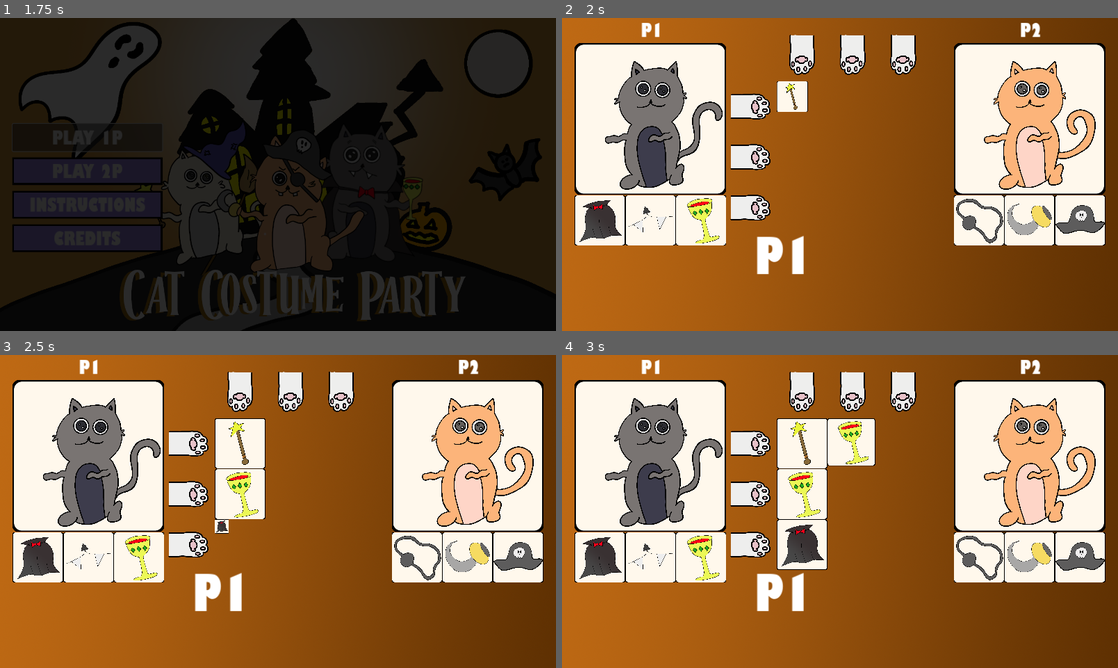
Above: before the commit, frames 1-4 (two rows, left to right).
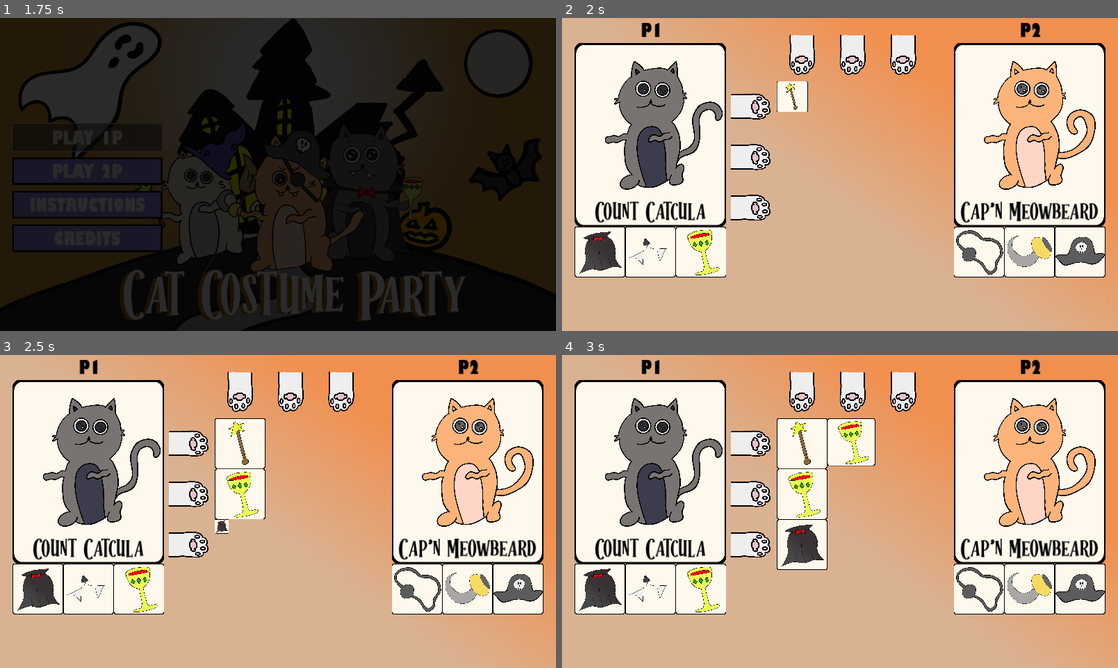
Above: after the commit, the same moments.

Repository: Zami77/CatCostumeParty
Game: Godot game, scene res://managers/GameManager.tscn
Same seed, same stepped clock (60 frames per second), same inputs: the game is played once before the commit and once after it. Sound files missing from this copy of the repository are replaced by a short silence.
Inputs (mouse positions are in pixels of both pictures, inside the frame that each line leads up to):
- Up to frame 1 (1.75 s): move the mouse to (400, 158) at 0.52 s; press the mouse at (400, 158) at 0.53 s; release the mouse at (400, 158) at 1.25 s; click "PLAY 1P" at 1.25 s
- Up to frame 2 (2 s): no input
- Up to frame 3 (2.5 s): click (189, 442) at 2 s
- Up to frame 4 (3 s): click (751, 492) at 2.75 s

Frame 1 is identical in both runs. In frame 2, 65% of the frame differs, in the area x 0-100%, y 0-100%; in frame 3, 63%; in frame 4, 60%.

Commit message:
add cat names

Diff:
--- a/CatCostumeParty/costume_cats/CostumeCat.gd
+++ b/CatCostumeParty/costume_cats/CostumeCat.gd
@@ -6,9 +6,11 @@
 @export var initial_cat_texture: Texture
 @export var costumed_cat_texture: Texture
 @export var costume_pieces_required: Array[CostumePiece.CostumeComponent]
+@export var cat_name: String = "Sample Cat Name"
 
 @onready var texture_rect: TextureRect = get_node("TextureRect")
 @onready var costume_piece_area: Node2D = get_node("CostumePieceArea")
+@onready var cat_name_label: Label = get_node("CatNameLabel")
 
 var costume_pieces_still_left = []
 var costume_state = CostumeState.INITIAL
@@ -20,6 +22,7 @@
 	costume_pieces_still_left = costume_pieces_required.duplicate(true)
 	_setup_cat_costume_pieces()
 	body_entered.connect(_on_body_entered)
+	cat_name_label.text = cat_name
 
 func add_piece(piece: CostumePiece.CostumeComponent):
 	if piece in costume_pieces_still_left:
--- a/CatCostumeParty/costume_cats/CostumeCat.tscn
+++ b/CatCostumeParty/costume_cats/CostumeCat.tscn
@@ -1,13 +1,16 @@
-[gd_scene load_steps=4 format=3 uid="uid://6r3gogf0dp2r"]
+[gd_scene load_steps=6 format=3 uid="uid://6r3gogf0dp2r"]
 
 [ext_resource type="Script" path="res://costume_cats/CostumeCat.gd" id="1_28ofy"]
 [ext_resource type="Texture2D" uid="uid://b74hwxhrfeu67" path="res://common/RoundedCard.png" id="2_0ad8o"]
+[ext_resource type="Theme" uid="uid://c6kvf2ibqye14" path="res://ui/themes/DefaultTheme.tres" id="3_8uk7l"]
+[ext_resource type="FontFile" uid="uid://ce31x33as1hgh" path="res://ui/fonts/Halloween Spooky.ttf" id="4_cd82n"]
 
 [sub_resource type="RectangleShape2D" id="RectangleShape2D_ggx8m"]
 size = Vector2(384, 384)
 
 [node name="CostumeCat" type="Area2D"]
 script = ExtResource("1_28ofy")
+cat_name = "Different Cat Name"
 
 [node name="CollisionShape2D" type="CollisionShape2D" parent="."]
 position = Vector2(192, 192)
@@ -15,9 +18,21 @@
 
 [node name="CardBackground" type="TextureRect" parent="."]
 offset_right = 384.0
-offset_bottom = 384.0
+offset_bottom = 464.0
 texture = ExtResource("2_0ad8o")
 expand_mode = 1
+
+[node name="CatNameLabel" type="Label" parent="."]
+offset_top = 400.0
+offset_right = 384.0
+offset_bottom = 467.0
+theme = ExtResource("3_8uk7l")
+theme_override_colors/font_color = Color(0, 0, 0, 1)
+theme_override_fonts/font = ExtResource("4_cd82n")
+theme_override_font_sizes/font_size = 64
+text = "Sample Name"
+horizontal_alignment = 1
+vertical_alignment = 1
 
 [node name="TextureRect" type="TextureRect" parent="."]
 offset_right = 384.0
--- a/CatCostumeParty/costume_cats/dracula_cat/DraculaCostumeCat.gd
+++ b/CatCostumeParty/costume_cats/dracula_cat/DraculaCostumeCat.gd
@@ -1,2 +1,6 @@
 class_name DraculaCostumeCat
 extends CostumeCat
+
+func _ready():
+	cat_name = "Count Catcula"
+	super()
--- a/CatCostumeParty/costume_cats/dracula_cat/DraculaCostumeCat.tscn
+++ b/CatCostumeParty/costume_cats/dracula_cat/DraculaCostumeCat.tscn
@@ -1,9 +1,11 @@
-[gd_scene load_steps=6 format=3 uid="uid://dqetwgxg8uwc8"]
+[gd_scene load_steps=8 format=3 uid="uid://dqetwgxg8uwc8"]
 
 [ext_resource type="Script" path="res://costume_cats/dracula_cat/DraculaCostumeCat.gd" id="1_lnkj4"]
 [ext_resource type="Texture2D" uid="uid://cwuiko2xbjgpr" path="res://costume_cats/dracula_cat/initial_dracula_cat.png" id="2_utoqc"]
 [ext_resource type="Texture2D" uid="uid://ij2wkdyganwh" path="res://costume_cats/dracula_cat/dracula_cat1.png" id="3_fh1ir"]
 [ext_resource type="Texture2D" uid="uid://b74hwxhrfeu67" path="res://common/RoundedCard.png" id="4_2r8lw"]
+[ext_resource type="Theme" uid="uid://c6kvf2ibqye14" path="res://ui/themes/DefaultTheme.tres" id="5_ue7d7"]
+[ext_resource type="FontFile" uid="uid://ce31x33as1hgh" path="res://ui/fonts/Halloween Spooky.ttf" id="6_lnfxg"]
 
 [sub_resource type="RectangleShape2D" id="RectangleShape2D_ggx8m"]
 size = Vector2(384, 384)
@@ -20,9 +22,21 @@
 
 [node name="CardBackground" type="TextureRect" parent="."]
 offset_right = 384.0
-offset_bottom = 384.0
+offset_bottom = 464.0
 texture = ExtResource("4_2r8lw")
 expand_mode = 1
+
+[node name="CatNameLabel" type="Label" parent="."]
+offset_top = 400.0
+offset_right = 384.0
+offset_bottom = 467.0
+theme = ExtResource("5_ue7d7")
+theme_override_colors/font_color = Color(0, 0, 0, 1)
+theme_override_fonts/font = ExtResource("6_lnfxg")
+theme_override_font_sizes/font_size = 64
+text = "Sample Name"
+horizontal_alignment = 1
+vertical_alignment = 1
 
 [node name="TextureRect" type="TextureRect" parent="."]
 offset_right = 384.0
@@ -30,4 +44,4 @@
 expand_mode = 1
 
 [node name="CostumePieceArea" type="Node2D" parent="."]
-position = Vector2(0, 384)
+position = Vector2(0, 464)
--- a/CatCostumeParty/costume_cats/pirate_cat/PirateCostumeCat.gd
+++ b/CatCostumeParty/costume_cats/pirate_cat/PirateCostumeCat.gd
@@ -1,2 +1,6 @@
 class_name PirateCostumeCat
 extends CostumeCat
+
+func _ready():
+	cat_name = "Cap'n Meowbeard"
+	super()
--- a/CatCostumeParty/costume_cats/pirate_cat/PirateCostumeCat.tscn
+++ b/CatCostumeParty/costume_cats/pirate_cat/PirateCostumeCat.tscn
@@ -1,9 +1,11 @@
-[gd_scene load_steps=6 format=3 uid="uid://cqh0uun5pdvql"]
+[gd_scene load_steps=8 format=3 uid="uid://cqh0uun5pdvql"]
 
 [ext_resource type="Script" path="res://costume_cats/pirate_cat/PirateCostumeCat.gd" id="1_b3pfk"]
 [ext_resource type="Texture2D" uid="uid://3x1vaifvqt6c" path="res://costume_cats/pirate_cat/initial_pirate_cat.png" id="2_6iups"]
 [ext_resource type="Texture2D" uid="uid://bjf78f635krr2" path="res://costume_cats/pirate_cat/pirate_cat1.png" id="3_tvywf"]
 [ext_resource type="Texture2D" uid="uid://b74hwxhrfeu67" path="res://common/RoundedCard.png" id="4_j4tap"]
+[ext_resource type="Theme" uid="uid://c6kvf2ibqye14" path="res://ui/themes/DefaultTheme.tres" id="5_2qjm3"]
+[ext_resource type="FontFile" uid="uid://ce31x33as1hgh" path="res://ui/fonts/Halloween Spooky.ttf" id="6_r507s"]
 
 [sub_resource type="RectangleShape2D" id="RectangleShape2D_ggx8m"]
 size = Vector2(384, 384)
@@ -20,9 +22,21 @@
 
 [node name="CardBackground" type="TextureRect" parent="."]
 offset_right = 384.0
-offset_bottom = 384.0
+offset_bottom = 464.0
 texture = ExtResource("4_j4tap")
 expand_mode = 1
+
+[node name="CatNameLabel" type="Label" parent="."]
+offset_top = 400.0
+offset_right = 384.0
+offset_bottom = 467.0
+theme = ExtResource("5_2qjm3")
+theme_override_colors/font_color = Color(0, 0, 0, 1)
+theme_override_fonts/font = ExtResource("6_r507s")
+theme_override_font_sizes/font_size = 64
+text = "Sample Name"
+horizontal_alignment = 1
+vertical_alignment = 1
 
 [node name="TextureRect" type="TextureRect" parent="."]
 offset_right = 384.0
@@ -30,4 +44,4 @@
 expand_mode = 1
 
 [node name="CostumePieceArea" type="Node2D" parent="."]
-position = Vector2(0, 384)
+position = Vector2(0, 464)
--- a/CatCostumeParty/costume_cats/wizard_cat/WizardCostumeCat.gd
+++ b/CatCostumeParty/costume_cats/wizard_cat/WizardCostumeCat.gd
@@ -1,2 +1,6 @@
 class_name WizardCostumeCat
 extends CostumeCat
+
+func _ready():
+	cat_name = "Harry Pawter"
+	super()
--- a/CatCostumeParty/costume_cats/wizard_cat/WizardCostumeCat.tscn
+++ b/CatCostumeParty/costume_cats/wizard_cat/WizardCostumeCat.tscn
@@ -1,9 +1,11 @@
-[gd_scene load_steps=6 format=3 uid="uid://eki8g5kpg1x1"]
+[gd_scene load_steps=8 format=3 uid="uid://eki8g5kpg1x1"]
 
 [ext_resource type="Script" path="res://costume_cats/wizard_cat/WizardCostumeCat.gd" id="1_t54pv"]
 [ext_resource type="Texture2D" uid="uid://vlym375u0433" path="res://costume_cats/wizard_cat/initial_wizard_cat.png" id="2_74ejf"]
 [ext_resource type="Texture2D" uid="uid://b74hwxhrfeu67" path="res://common/RoundedCard.png" id="2_vws6k"]
 [ext_resource type="Texture2D" uid="uid://ck05ww8ct6h3p" path="res://costume_cats/wizard_cat/wizard_cat1.png" id="3_50phe"]
+[ext_resource type="Theme" uid="uid://c6kvf2ibqye14" path="res://ui/themes/DefaultTheme.tres" id="5_vkehv"]
+[ext_resource type="FontFile" uid="uid://ce31x33as1hgh" path="res://ui/fonts/Halloween Spooky.ttf" id="6_uqof8"]
 
 [sub_resource type="RectangleShape2D" id="RectangleShape2D_ggx8m"]
 size = Vector2(384, 384)
@@ -20,9 +22,21 @@
 
 [node name="CardBackground" type="TextureRect" parent="."]
 offset_right = 384.0
-offset_bottom = 384.0
+offset_bottom = 464.0
 texture = ExtResource("2_vws6k")
 expand_mode = 1
+
+[node name="CatNameLabel" type="Label" parent="."]
+offset_top = 400.0
+offset_right = 384.0
+offset_bottom = 467.0
+theme = ExtResource("5_vkehv")
+theme_override_colors/font_color = Color(0, 0, 0, 1)
+theme_override_fonts/font = ExtResource("6_uqof8")
+theme_override_font_sizes/font_size = 64
+text = "Sample Name"
+horizontal_alignment = 1
+vertical_alignment = 1
 
 [node name="TextureRect" type="TextureRect" parent="."]
 offset_right = 384.0
@@ -30,4 +44,4 @@
 expand_mode = 1
 
 [node name="CostumePieceArea" type="Node2D" parent="."]
-position = Vector2(0, 384)
+position = Vector2(0, 464)
--- a/CatCostumeParty/managers/MatchManager.tscn
+++ b/CatCostumeParty/managers/MatchManager.tscn
@@ -1,10 +1,18 @@
-[gd_scene load_steps=6 format=3 uid="uid://fudjsw5rof3m"]
+[gd_scene load_steps=7 format=3 uid="uid://fudjsw5rof3m"]
 
 [ext_resource type="Script" path="res://managers/MatchManager.gd" id="1_s3c2u"]
-[ext_resource type="Texture2D" uid="uid://cjbng43026ljx" path="res://managers/match_background.png" id="2_6kwbx"]
 [ext_resource type="PackedScene" uid="uid://bt757vxvg1fgg" path="res://costume_piece_grid/CostumePieceGrid.tscn" id="2_kdm08"]
 [ext_resource type="PackedScene" uid="uid://dccan5dvvoco" path="res://ui/game_end_panel/GameEndPanel.tscn" id="3_py1wa"]
 [ext_resource type="Theme" uid="uid://c6kvf2ibqye14" path="res://ui/themes/DefaultTheme.tres" id="4_0dlc5"]
+
+[sub_resource type="Gradient" id="Gradient_kg6v1"]
+offsets = PackedFloat32Array(0.623632, 1)
+colors = PackedColorArray(0.853173, 0.699966, 0.574416, 1, 0.948933, 0.564375, 0.310522, 1)
+
+[sub_resource type="GradientTexture2D" id="GradientTexture2D_0cymq"]
+gradient = SubResource("Gradient_kg6v1")
+fill_from = Vector2(0, 1)
+fill_to = Vector2(0.807692, 0.354701)
 
 [node name="MatchManager" type="Node2D"]
 script = ExtResource("1_s3c2u")
@@ -15,7 +23,7 @@
 offset_top = -8.0
 offset_right = 1408.0
 offset_bottom = 792.0
-texture = ExtResource("2_6kwbx")
+texture = SubResource("GradientTexture2D_0cymq")
 
 [node name="CostumePieceGrid" parent="." instance=ExtResource("2_kdm08")]
 position = Vector2(544, 160)
@@ -33,19 +41,22 @@
 position = Vector2(1248, 672)
 
 [node name="TurnLabel" type="Label" parent="."]
-offset_left = 488.0
-offset_top = 520.0
-offset_right = 640.0
-offset_bottom = 698.0
+offset_left = 560.0
+offset_top = 528.0
+offset_right = 712.0
+offset_bottom = 706.0
 theme = ExtResource("4_0dlc5")
-theme_override_font_sizes/font_size = 128
-text = "P1"
+theme_override_colors/font_color = Color(0, 0, 0, 1)
+theme_override_font_sizes/font_size = 96
+horizontal_alignment = 1
+vertical_alignment = 1
 
 [node name="P1Label" type="Label" parent="."]
 offset_left = 200.0
 offset_right = 255.0
 offset_bottom = 64.0
 theme = ExtResource("4_0dlc5")
+theme_override_colors/font_color = Color(0, 0, 0, 1)
 text = "P1"
 
 [node name="P2Label" type="Label" parent="."]
@@ -53,6 +64,7 @@
 offset_right = 1215.0
 offset_bottom = 64.0
 theme = ExtResource("4_0dlc5")
+theme_override_colors/font_color = Color(0, 0, 0, 1)
 text = "P2"
 
 [node name="CanvasLayer" type="CanvasLayer" parent="."]
